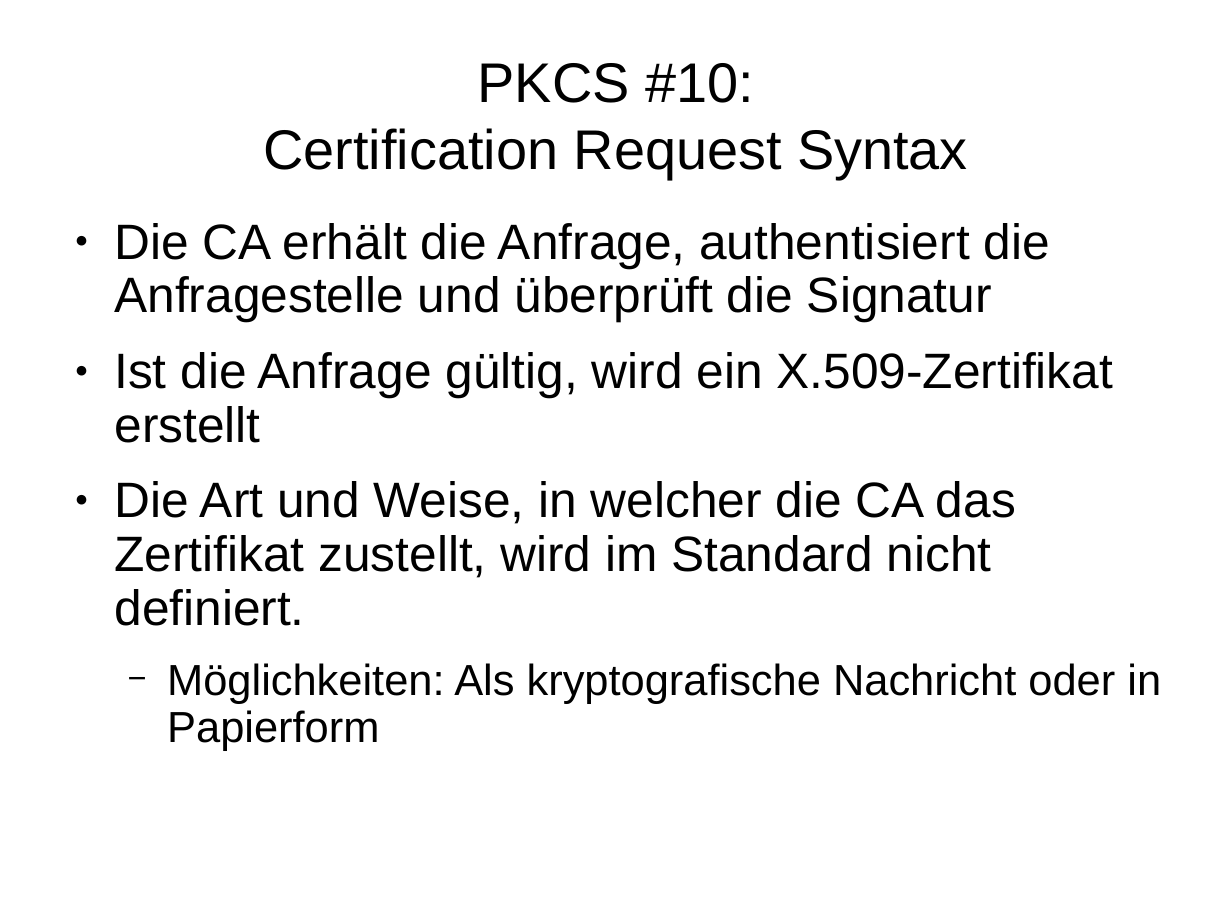
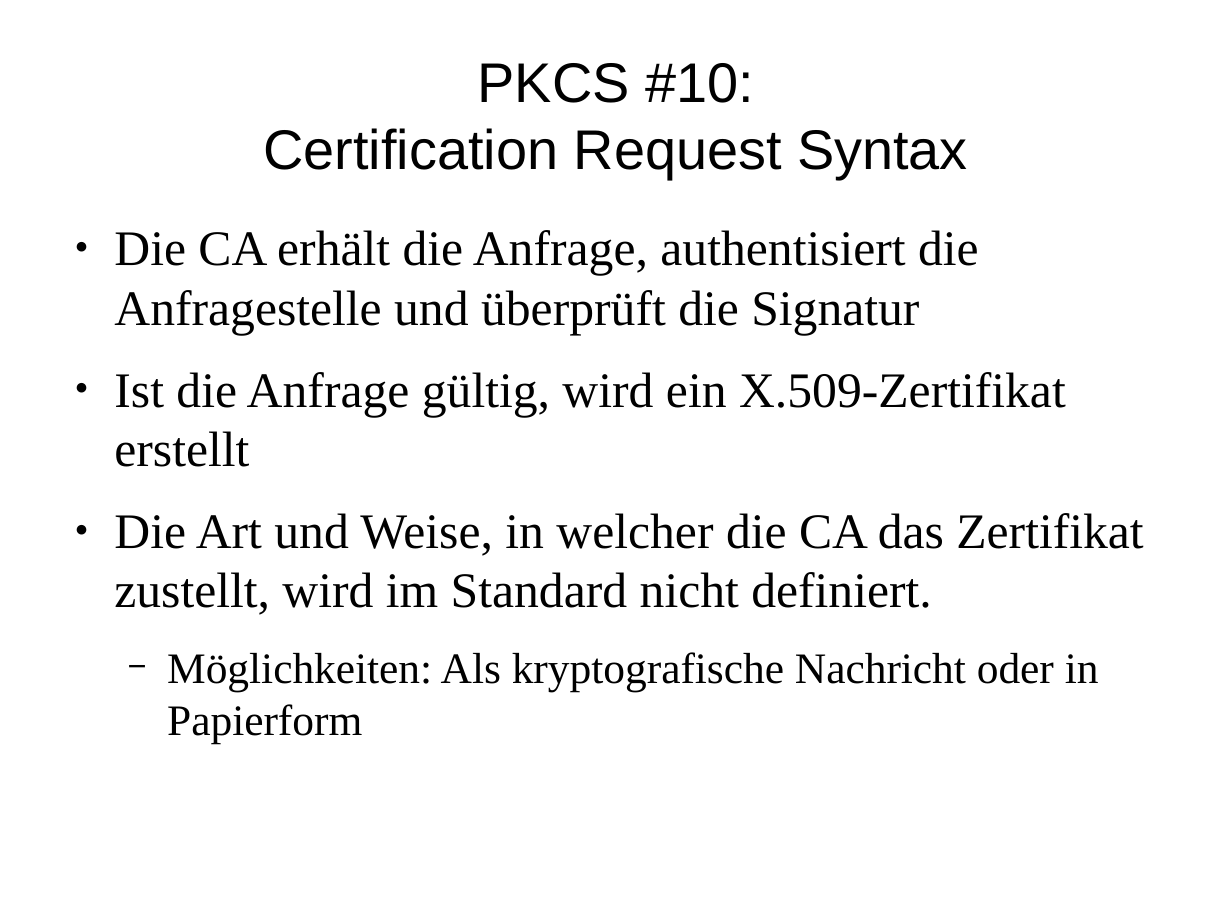
Before and after one commit to FFHS-Inf-2010-students/sa-krypt, a slide deck: slide 26 of pres/praesentation.odp (slide 21 before the commit). Drawn at 1232x924 pixels with LibreOffice and Linux fonts; fonts in the diff are those of the drawing. Boxes give left, top, right and bottom in pixels: in the first picture for what was removed or moved away, otherwise in the second. Text is boxed around its words. In the diff, an @@ line names an element or a change of style, - is before the commit and + after.

Commit message:
PKCS 1,5,8 hinzufC<gen

```diff
--- a/pres/praesentation.odp
+++ b/pres/praesentation.odp
@@ text "Die CA erhält die Anfrage, ..." at [114, 230, 1143, 744]: font Arial to Times New Roman; line spacing 0.9 to 1 @@
```
Also in this commit, not shown: 12 other slides changed, 6 slides added, 1 slide removed.
